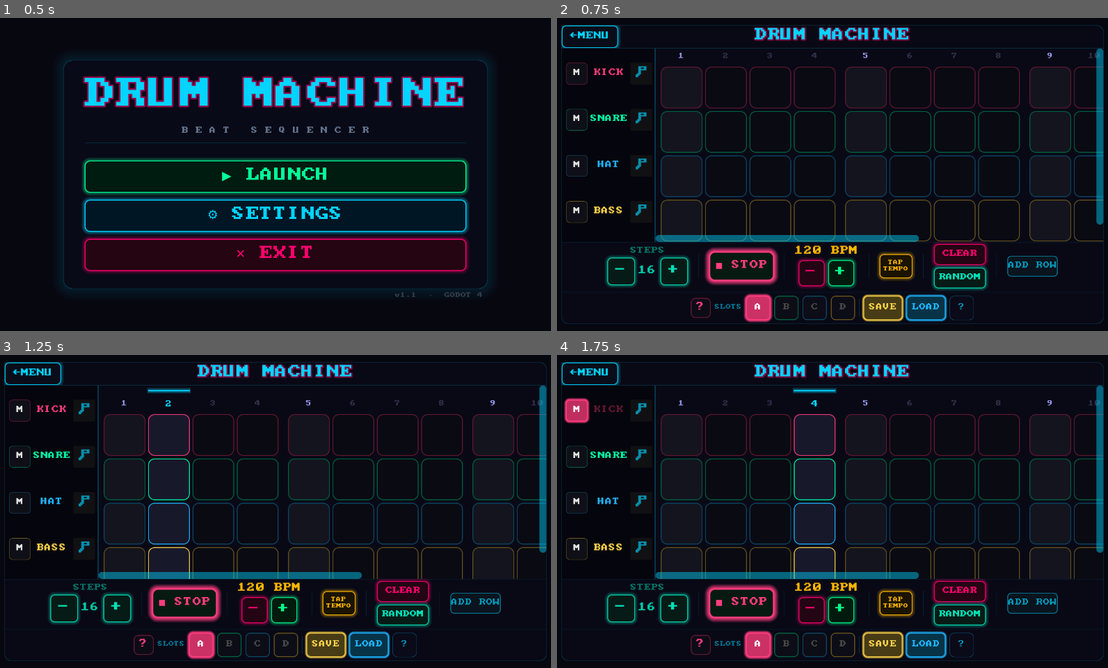
Above: before the commit, frames 1-4 (two rows, left to right).
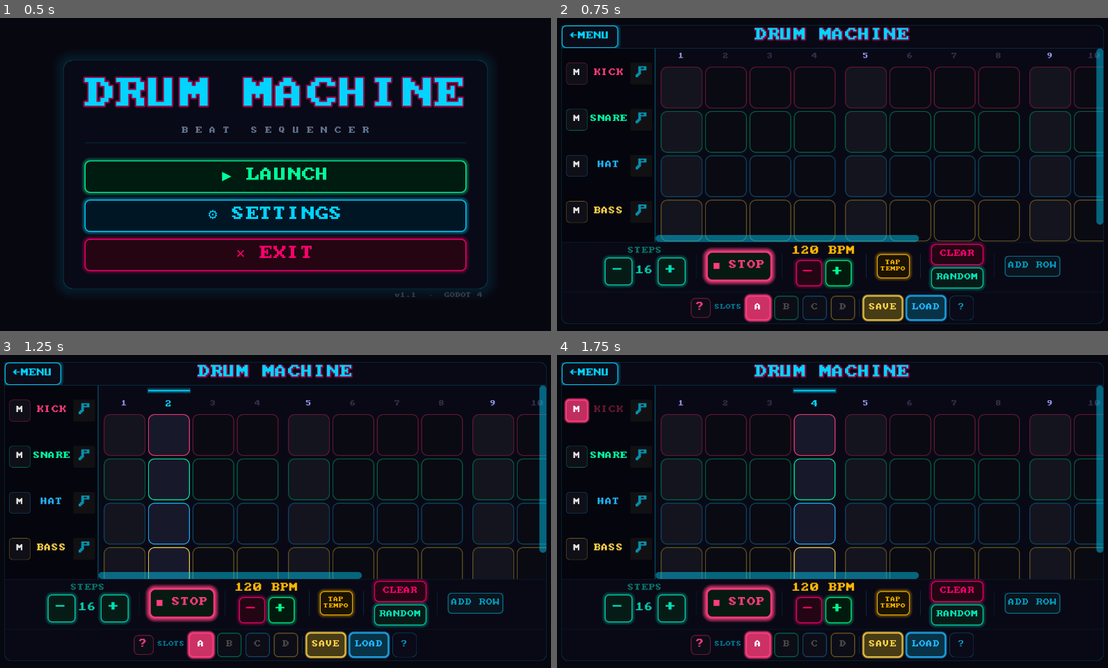
Above: after the commit, the same moments.

Repository: HunterD-LevelMax/godot.DrumMachine
Game: Godot game, scene res://scenes/menu/menu.tscn
Same seed, same stepped clock (60 frames per second), same inputs: the game is played once before the commit and once after it.
Inputs:
- Up to frame 1 (0.5 s): no input
- Up to frame 2 (0.75 s): click "▶ LAUNCH" at 0.5 s
- Up to frame 3 (1.25 s): no input
- Up to frame 4 (1.75 s): click "M" at 1.25 s

Frame 1 is identical in both runs. In frame 2, 2.6% of the frame differs, in the area x 8-92%, y 71-87%; in frame 3, 2.6%; in frame 4, 2.6%.

Commit message:
fix: add content margins to ADD ROW button styles so text fits

Diff:
--- a/scenes/main/main.tscn
+++ b/scenes/main/main.tscn
@@ -272,6 +272,10 @@
 shadow_size = 14
 
 [sub_resource type="StyleBoxFlat" id="add_row_n"]
+content_margin_left = 8.0
+content_margin_top = 4.0
+content_margin_right = 8.0
+content_margin_bottom = 4.0
 bg_color = Color(0.04, 0.08, 0.12, 0.97)
 border_width_left = 2
 border_width_top = 2
@@ -284,6 +288,10 @@
 corner_radius_bottom_left = 8
 
 [sub_resource type="StyleBoxFlat" id="add_row_h"]
+content_margin_left = 8.0
+content_margin_top = 4.0
+content_margin_right = 8.0
+content_margin_bottom = 4.0
 bg_color = Color(0.06, 0.12, 0.18, 0.97)
 border_width_left = 2
 border_width_top = 2
